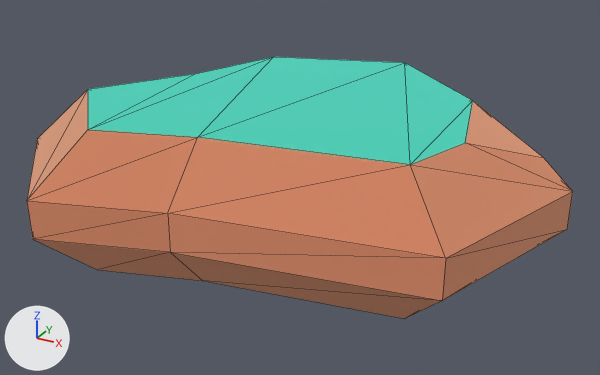
The glTF model island-race/import/kenney-nature-kit/rock_largeE.glb as it was, and as the next commit left it.
Rendered twice from a 50 mm camera at (0.789, -1.441, 0.761) aimed at (0.007, -0.019, 0.05). Arrows for +X, +Y and +Z are at lower left; the lights stay in place. The picture after the commit comes second. Mesh edges are drawn as thin lines. Where no turn or scale is listed for an object, it has been applied to the vertices. Vertices at exactly the same position are counted once.

The first picture shows 'rock_largeE'.
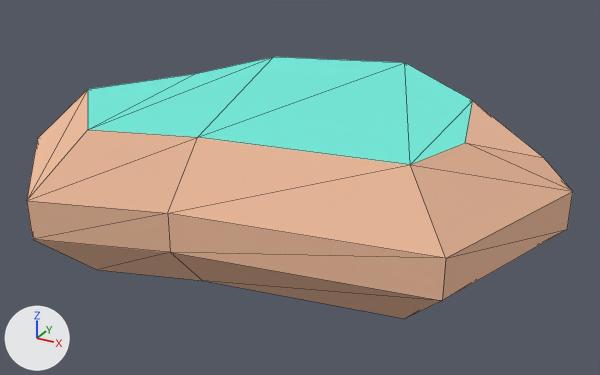
Location of each change, [x1, y1, x2, y2] in pixels of the pictures (600 x 375 px):
'rock_largeE', recoloured, surface changed
    both: [27, 57, 573, 319]
part 1 of me_mesh_rock_largee, recoloured
    both: [27, 89, 573, 319]
part 2 of me_mesh_rock_largee, recoloured
    both: [88, 57, 473, 165]
part 3 of me_mesh_rock_largee, surface changed
    both: [27, 57, 573, 319]

Patch to the scene script:
```diff
--- a/island-race/import/kenney-nature-kit/rock_largeE.glb.py
+++ b/island-race/import/kenney-nature-kit/rock_largeE.glb.py
@@ img_image_0 @@
+img_image_0 = load_image('Image_0', '_unpacked/Image_0', 16, 8, 'sRGB')
@@ mat_palette @@
+mat_palette = principled_material('palette')
+mat_palette.texture = img_image_0
+mat_palette.roughness = 1.0
@@ me_mesh_rock_largee @@
 me_mesh_rock_largee.from_pydata(...)  # 34 vertices, 64 faces; spans x -0.548..0.548, y -0.46..0.46, z 0.0..0.292
 # used by ob_rock_largee; location = (0.0, 0.0, -0.05)
+# me_mesh_rock_largee part 1: all 57 faces that had it switch from mat_dirt (beige #f2be9e) to mat_palette (picture img_image_0)
+# me_mesh_rock_largee part 2: all 7 faces that had it switch from mat_grass (cyan #73eddd) to mat_palette (picture img_image_0)
+# me_mesh_rock_largee part 3: texture (UV) coordinates of 64 of 64 faces, centred in x -0.492..0.507, y -0.433..0.416, z 0.0..0.292, changed; they spanned u -17.61..18.55, v -14.49..18.8 and now span u 0.25..0.75, v 0.5..0.5
@@ ob_tmpparent @@
-ob_tmpparent = bpy.data.objects.new('tmpParent', None)
-ob_tmpparent.location = (0.0, 0.0, 0.0)
```
